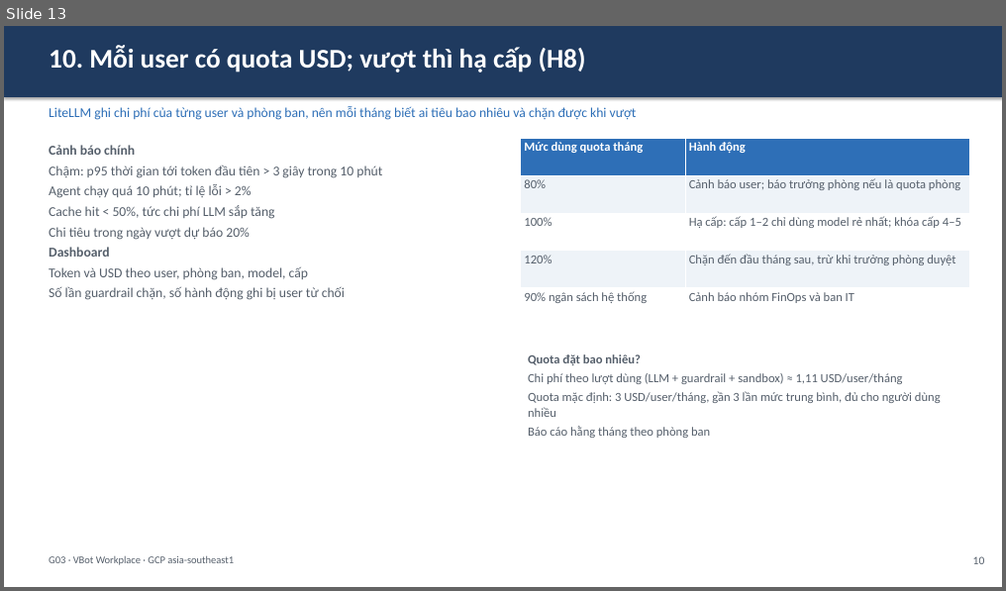
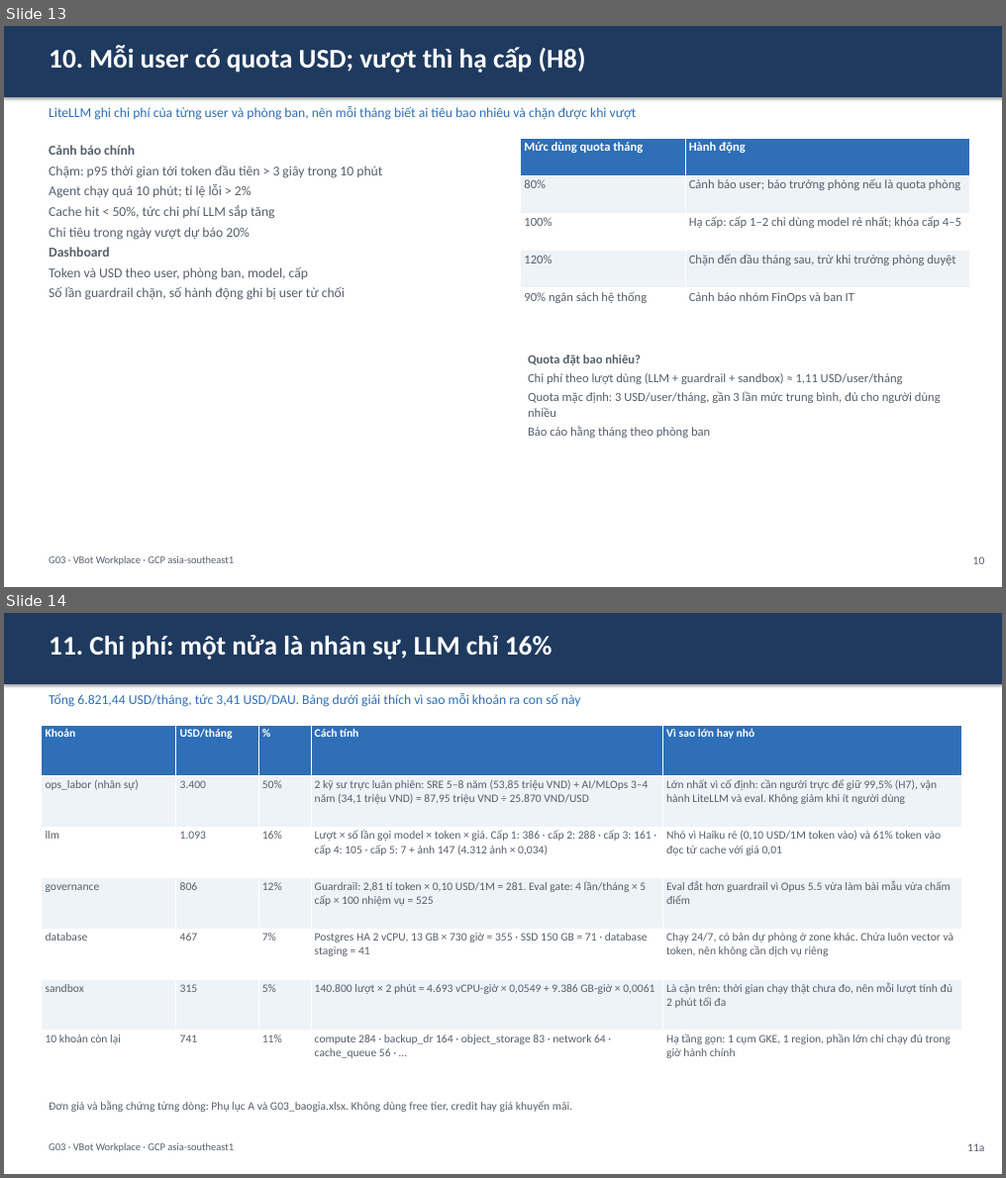
Before and after one commit to anhltsefpt/VBot-production-capstone, a slide deck: anh-le/G03_slide.pptx. Shown one above the other, each under a label of ours: slide 13 before the commit, slides 13 and 14 after it. The pictures are 1006x591 and 1006x1178 pixels, drawn with LibreOffice and Linux fonts; fonts in the diff are those of the drawing. Boxes give left, top, right and bottom in pixels: in the first picture for what was removed or moved away, otherwise in the second. Text is boxed around its words. In the diff, an @@ line names an element or a change of style, - is before the commit and + after.

```diff
--- a/anh-le/G03_slide.pptx
+++ b/anh-le/G03_slide.pptx
@@ slide 14 added at (4, 613, 1002, 1174), background #FFFFFF @@
@@ rectangle added at (4, 613, 1002, 684), fill #1F3A5F @@
@@ text added at (49, 635, 552, 660), 26 pt, text #FFFFFF, bold @@
+11. Chi phí: một nửa là nhân sự, LLM chỉ 16%
@@ text added at (49, 693, 581, 707), 13 pt, text #2E6FB7 @@
+Tổng 6.821,44 USD/tháng, tức 3,41 USD/DAU. Bảng dưới giải thích vì sao mỗi khoản ra con số này
@@ table added at (42, 725, 962, 1081), 7 rows, 5 columns @@
+Khoản | USD/tháng | % | Cách tính | Vì sao lớn hay nhỏ
+ops_labor (nhân sự) | 3.400 | 50% | 2 kỹ sư trực luân phiên: SRE 5–8 năm (53,85 triệu VND) + AI/MLOps 3–4 năm (34,1 triệu VND) = 87,95 triệu VND ÷ 25.870 VND/USD | Lớn nhất vì cố định: cần người trực để giữ 99,5% (H7), vận hành LiteLLM và eval. Không giảm khi ít người dùng
+llm | 1.093 | 16% | Lượt × số lần gọi model × token × giá. Cấp 1: 386 · cấp 2: 288 · cấp 3: 161 · cấp 4: 105 · cấp 5: 7 + ảnh 147 (4.312 ảnh × 0,034) | Nhỏ vì Haiku rẻ (0,10 USD/1M token vào) và 61% token vào đọc từ cache với giá 0,01
+governance | 806 | 12% | Guardrail: 2,81 tỉ token × 0,10 USD/1M = 281. Eval gate: 4 lần/tháng × 5 cấp × 100 nhiệm vụ = 525 | Eval đắt hơn guardrail vì Opus 5.5 vừa làm bài mẫu vừa chấm điểm
+database | 467 | 7% | Postgres HA 2 vCPU, 13 GB × 730 giờ = 355 · SSD 150 GB = 71 · database staging = 41 | Chạy 24/7, có bản dự phòng ở zone khác. Chứa luôn vector và token, nên không cần dịch vụ riêng
+sandbox | 315 | 5% | 140.800 lượt × 2 phút = 4.693 vCPU-giờ × 0,0549 + 9.386 GB-giờ × 0,0061 | Là cận trên: thời gian chạy thật chưa đo, nên mỗi lượt tính đủ 2 phút tối đa
+10 khoản còn lại | 741 | 11% | compute 284 · backup_dr 164 · object_storage 83 · network 64 · cache_queue 56 · … | Hạ tầng gọn: 1 cụm GKE, 1 region, phần lớn chỉ chạy đủ trong giờ hành chính
@@ text added at (49, 1101, 572, 1112), 11 pt, text #555F6B @@
+Đơn giá và bằng chứng từng dòng: Phụ lục A và G03_baogia.xlsx. Không dùng free tier, credit hay giá khuyến mãi.
@@ text added at (49, 1144, 234, 1153), 10 pt, text #555F6B @@
+G03 · VBot Workplace · GCP asia-southeast1
@@ text added at (967, 1144, 984, 1152), 11 pt, text #555F6B @@
+11a
```
Also in this commit, not shown: 1 slide changed, 3 other files.
